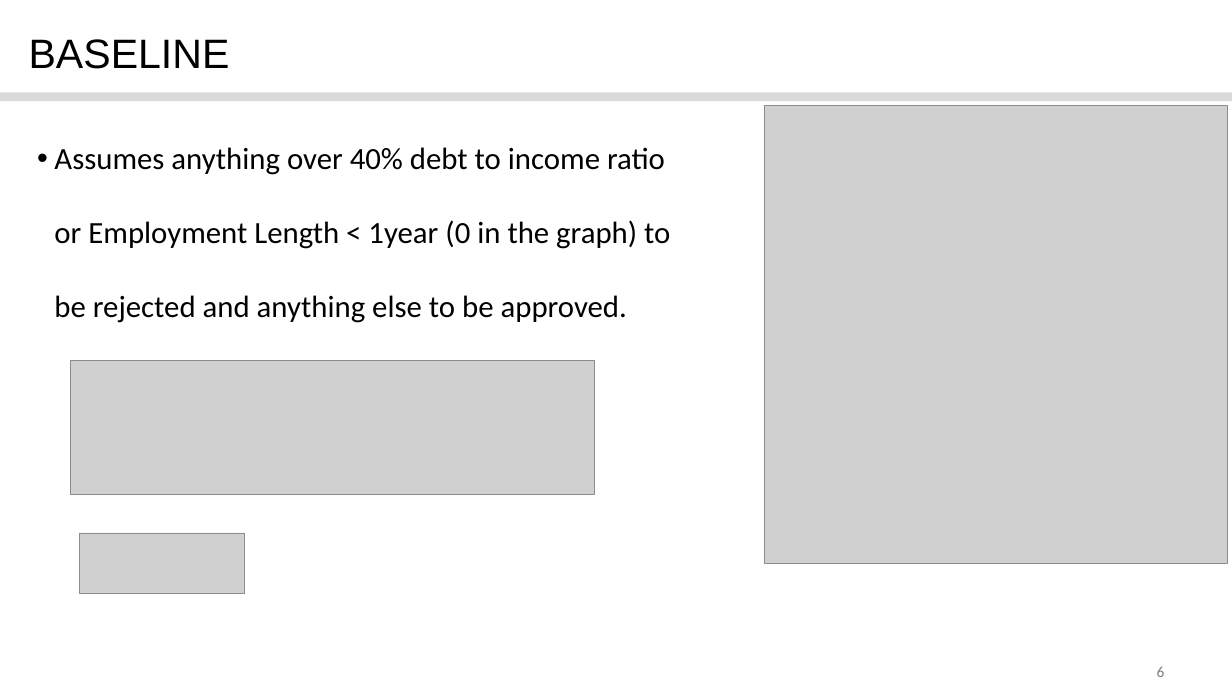
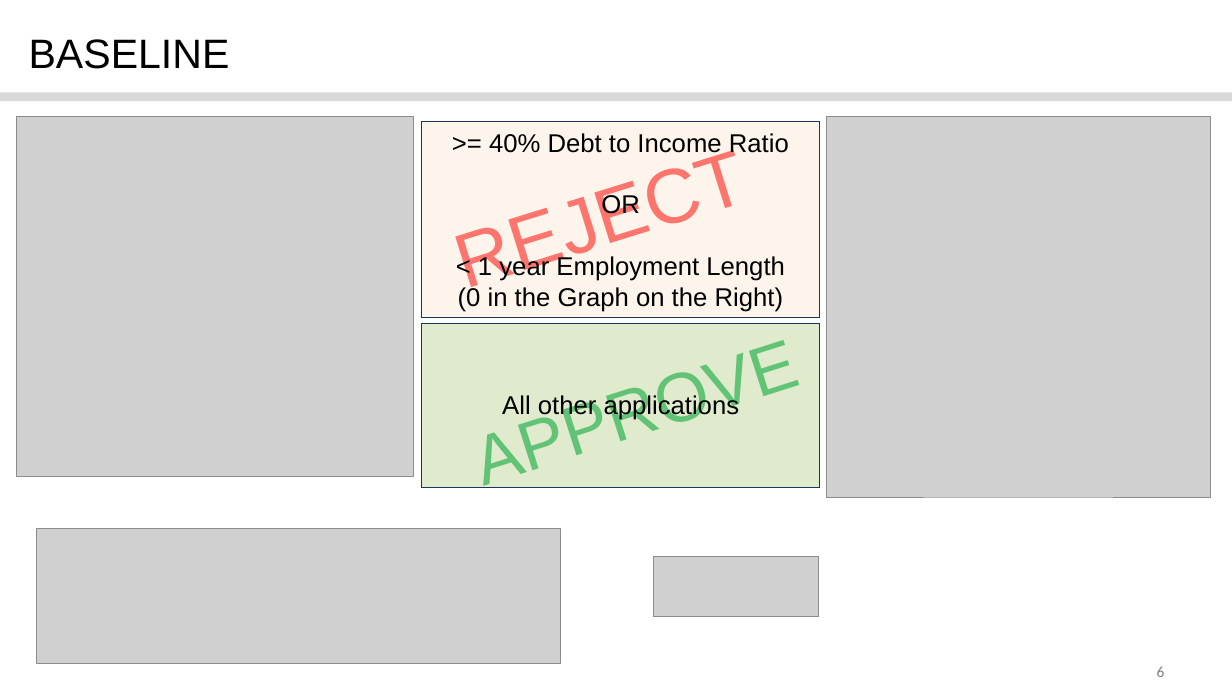
Before and after one commit to CharlesK98/Capstone-Project-2, a slide deck: slide 6 of Capstone Project 2.pptx. Drawn at 1232x693 pixels with LibreOffice and Linux fonts; fonts in the diff are those of the drawing; grey boxes stand for pictures; background and template pictures are left out. Boxes give left, top, right and bottom in pixels: in the first picture for what was removed or moved away, otherwise in the second. Text is boxed around its words. In the diff, an @@ line names an element or a change of style, - is before the commit and + after.

```diff
--- a/Capstone Project 2.pptx
+++ b/Capstone Project 2.pptx
@@ picture added at (17,116,413,477) @@
@@ text added at (433,98,835,312), 60 pt, text #FF0000 @@
+REJECT
@@ picture: place and size @@
-picture at (764,106,1227,564)
+picture at (826,116,1211,496)
@@ text removed at (54,147,670,323) @@
-• Assumes anything over 40% debt to income ratio or Employment Length < 1year (0 in the graph) to be rejected and anything else to be approved.
@@ rectangle added at (421,122,820,318), fill #FDEADA at 50% opacity, outline #17375E 0.75 pt, 20 pt, text #000000 @@
+>= 40% Debt to Income Ratio
+OR
+< 1 year Employment Length
+(0 in the Graph on the Right)
@@ text added at (422,274,858,574), 54 pt, text #00B050 @@
+APPROVE
@@ rectangle added at (422,323,821,488), fill #C3D69B at 50% opacity, outline #17375E 0.75 pt, 20 pt, text #000000 @@
+All other applications
@@ picture: place and size @@
-picture at (70,360,594,495)
+picture at (37,529,561,664)
@@ picture: place and size @@
-picture at (79,533,245,594)
+picture at (653,556,819,617)
```
Also in this commit, not shown: 8 other slides changed.
